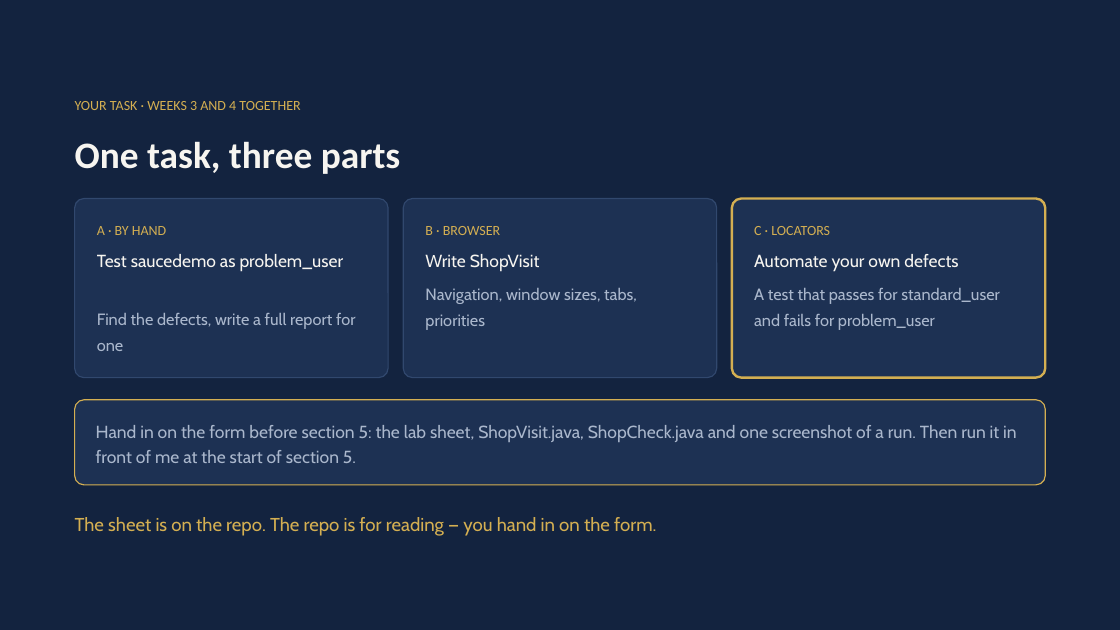
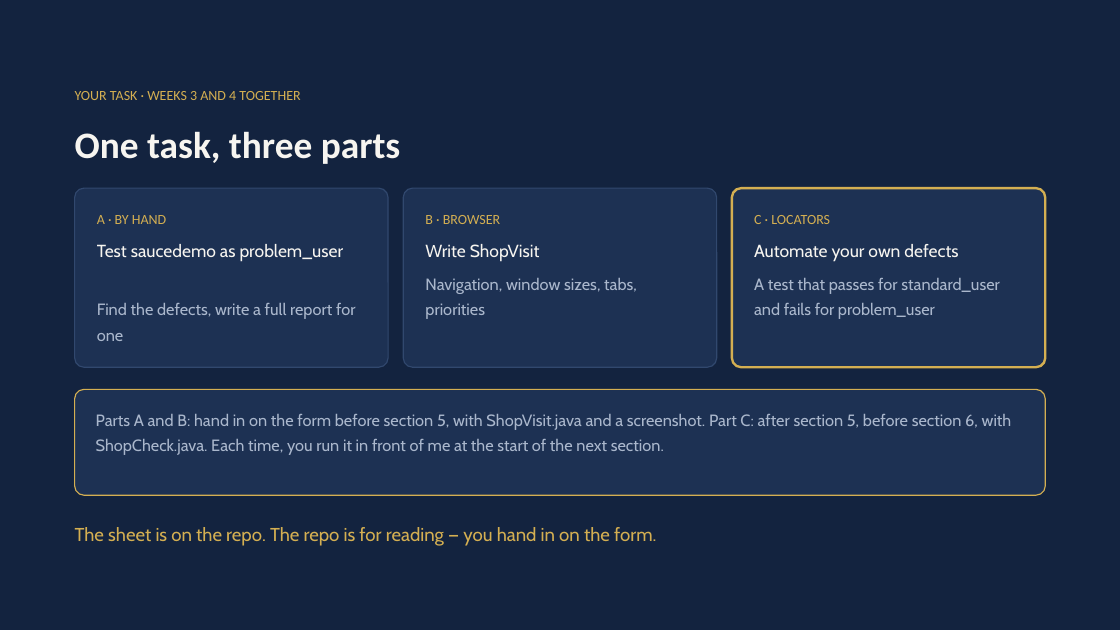
Before and after one commit to MohamedShehab280/software-testing, a slide deck: slide 17 of week-04/Week 4 - Locators and Assertions.pptx. Drawn at 1120x630 pixels with LibreOffice and Linux fonts; fonts in the diff are those of the drawing. Boxes give left, top, right and bottom in pixels: in the first picture for what was removed or moved away, otherwise in the second. Text is boxed around its words. In the diff, an @@ line names an element or a change of style, - is before the commit and + after.

Commit message:
Weeks 3-4 task: hand in twice, Part C after section 5
CSS, XPath and assertEquals move to the start of section 5, so Part C is
due before section 6. Parts A and B are still due before section 5.

```diff
--- a/week-04/Week 4 - Locators and Assertions.pptx
+++ b/week-04/Week 4 - Locators and Assertions.pptx
@@ 11 texts, 3 rounded rectangles: place and size @@
-11 texts, 3 rounded rectangles at <box>75,101,1045,377</box>
+11 texts, 3 rounded rectangles at <box>75,91,1045,367</box>
@@ rounded rectangle: place and size @@
-rounded rectangle at <box>75,400,1046,485</box>
+rounded rectangle at <box>75,390,1046,496</box>
@@ rounded rectangle at <box>75,390,1046,496</box>: proportions changed @@
@@ text at <box>96,414,1012,455</box>: text changed; size 15 to 14 pt @@
-Hand in on the form before section 5: the lab sheet, ShopVisit.java, ShopCheck.java and one screenshot of a run. Then run it in front of me at the start of section 5.
+Parts A and B: hand in on the form before section 5, with ShopVisit.java and a screenshot. Part C: after section 5, before section 6, with ShopCheck.java. Each time, you run it in front of me at the start of the next section.
@@ text "The sheet is on the ...": place and size @@
-text "The sheet is on the ..." at <box>75,517,656,536</box>
+text "The sheet is on the ..." at <box>75,527,656,546</box>
```
Also in this commit, not shown: 2 other slides changed, 1 slide added, 1 slide removed, 3 other files.
